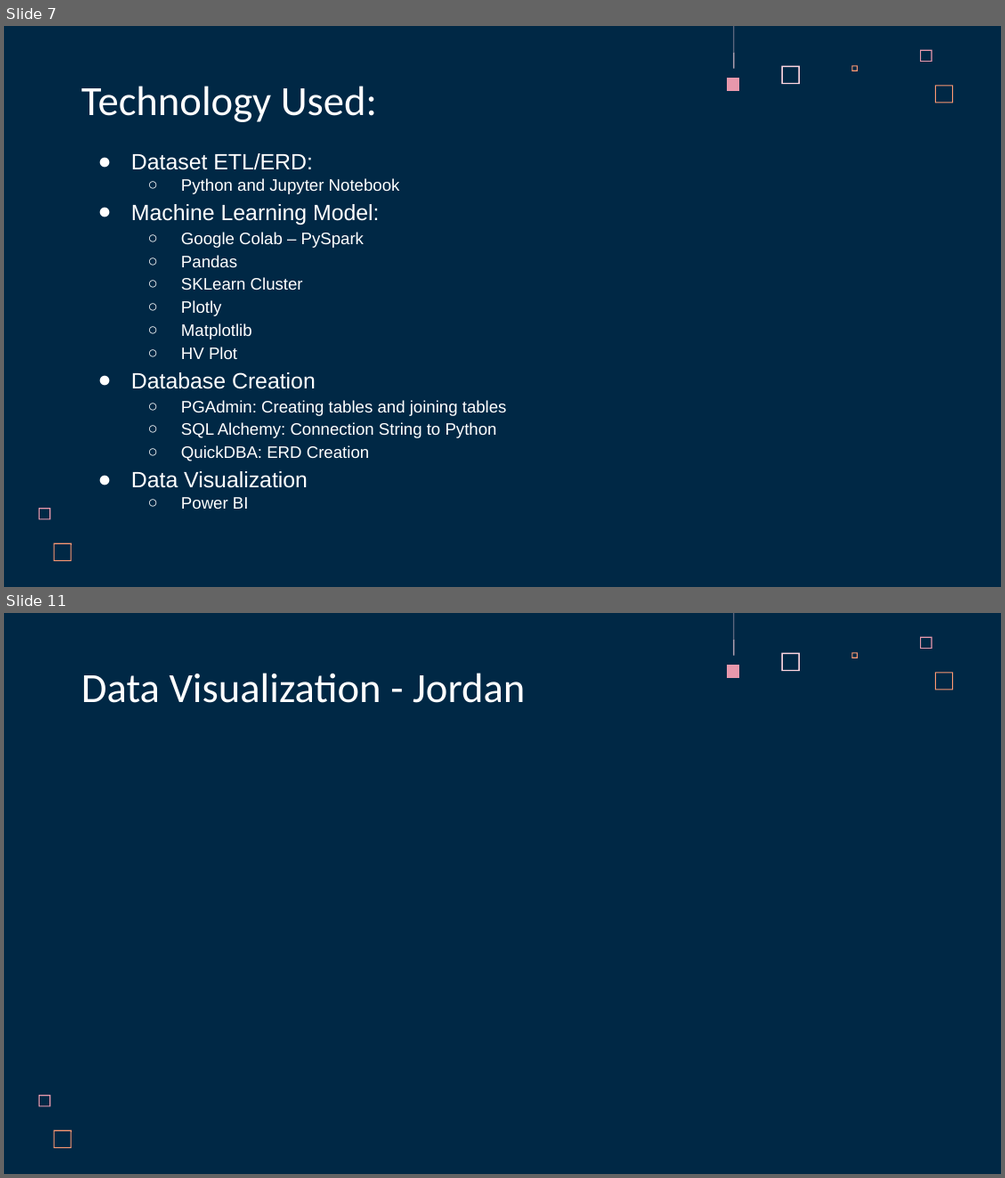
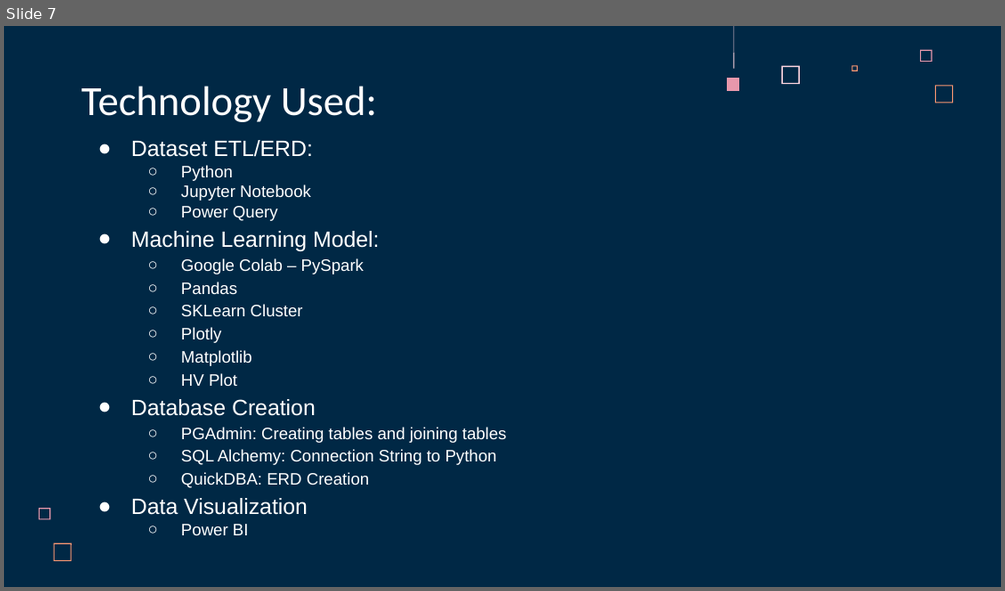
Before and after one commit to acegal1/Group1_Final_Project, a slide deck: _Group 1 Final Project Presentation - UFO Sightings in Arizona.pptx. Shown one above the other, each under a label of ours: slides 7 and 11 before the commit, slide 7 after it; the slides between them are not shown. The pictures are 1005x1178 and 1005x591 pixels, drawn with LibreOffice and Linux fonts; fonts in the diff are those of the drawing. Boxes give left, top, right and bottom in pixels: in the first picture for what was removed or moved away, otherwise in the second. Text is boxed around its words. In the diff, an @@ line names an element or a change of style, - is before the commit and + after.

```diff
--- a/_Group 1 Final Project Presentation - UFO Sightings in Arizona.pptx
+++ b/_Group 1 Final Project Presentation - UFO Sightings in Arizona.pptx
@@ slide 11 removed at (4, 613, 1001, 1174), background #002845; not listed: 8 template elements that a slide beside it also shows @@
@@ title removed at (81, 673, 525, 703) @@
-Data Visualization - Jordan
@@ slide 7 changed as well @@
@@ text "Dataset ETL/ERD:": place and size @@
-text "Dataset ETL/ERD:" at (131, 153, 507, 509)
+text "Dataset ETL/ERD:" at (131, 140, 507, 536)
@@ text at (181, 165, 311, 221): text changed @@
-  ○ Python and Jupyter Notebook
+  ○ Python
+  ○ Jupyter Notebook
+  ○ Power Query
```
Also in this commit, not shown: 7 other slides changed, 7 slides added, 4 other slides removed.
